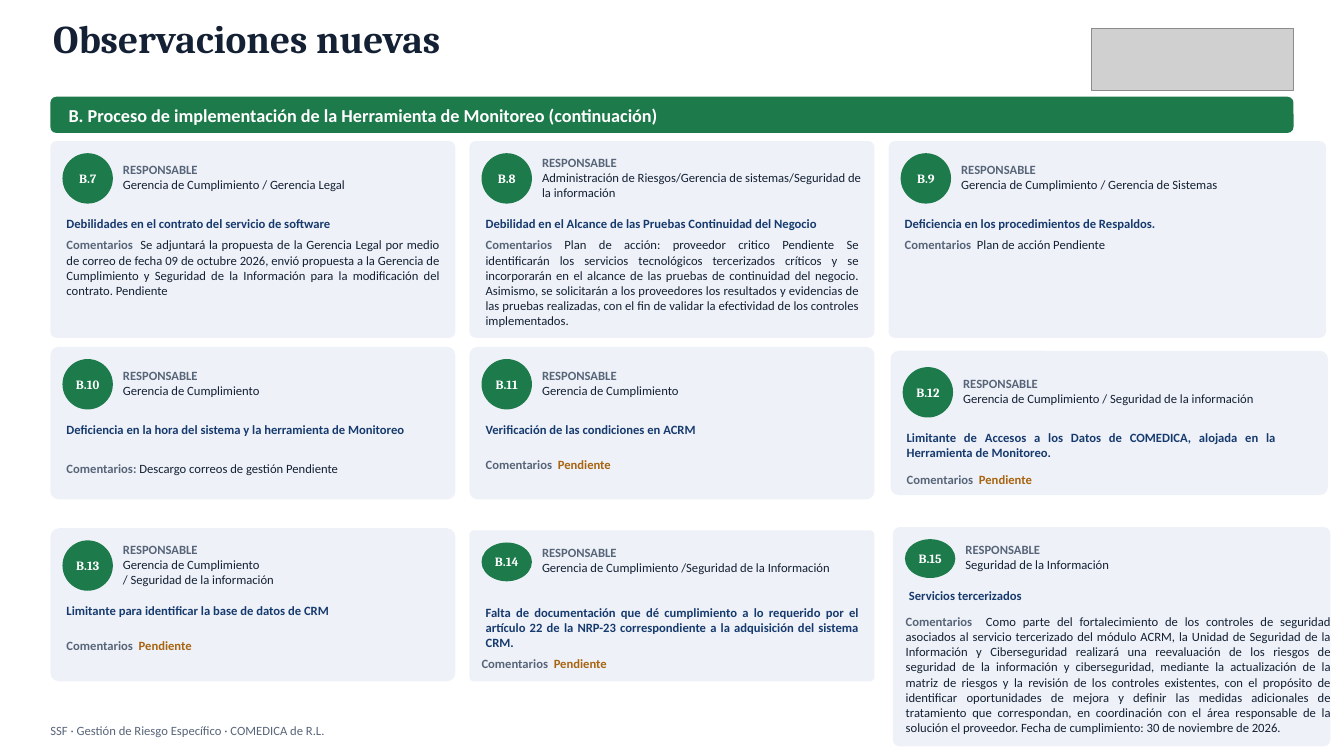
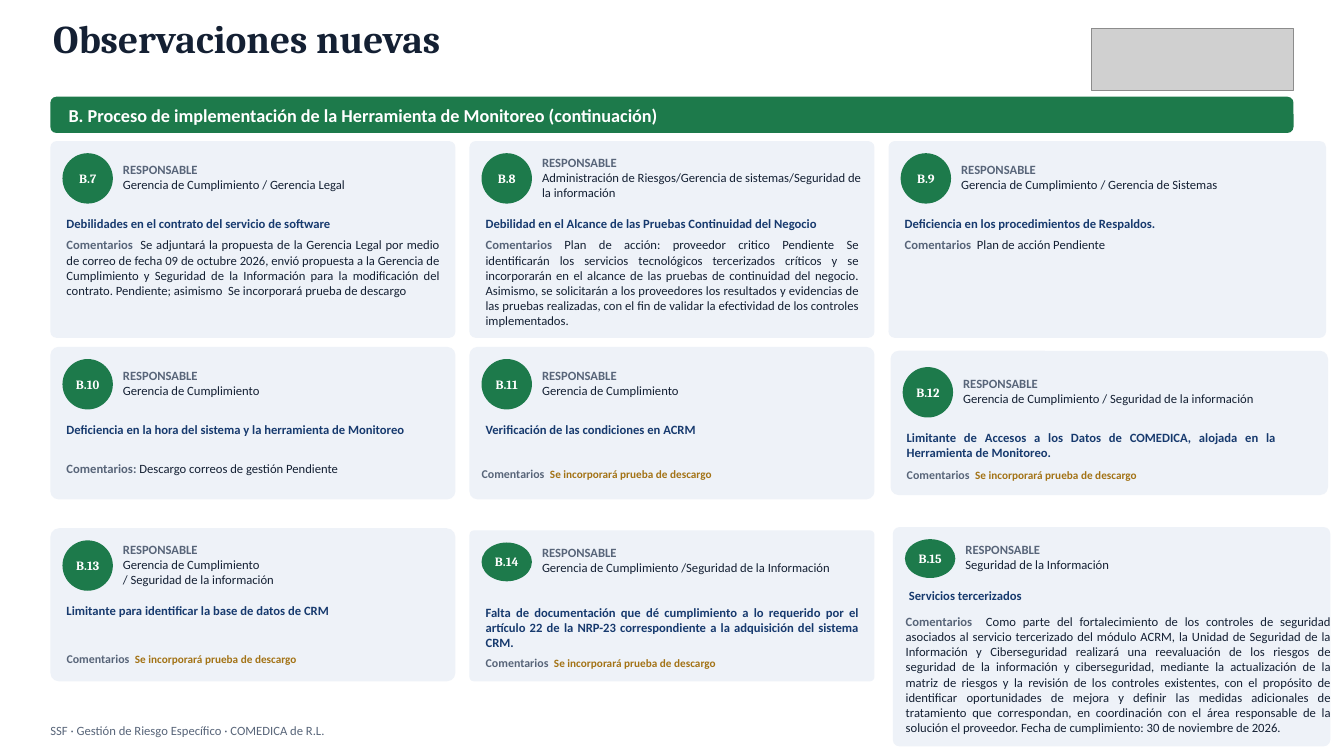
Before and after one commit to menjivar201280/riesgo, a slide deck: slide 3 of supervision-gobierno-corporativo/Gestion_Riesgo_Especifico_DS-SABAO-BCS-BC-23486.pptx. Drawn at 1344x756 pixels with LibreOffice and Linux fonts; fonts in the diff are those of the drawing; grey boxes stand for pictures. Boxes give left, top, right and bottom in pixels: in the first picture for what was removed or moved away, otherwise in the second. Text is boxed around its words. In the diff, an @@ line names an element or a change of style, - is before the commit and + after.

```diff
--- a/supervision-gobierno-corporativo/Gestion_Riesgo_Especifico_DS-SABAO-BCS-BC-23486.pptx
+++ b/supervision-gobierno-corporativo/Gestion_Riesgo_Especifico_DS-SABAO-BCS-BC-23486.pptx
@@ text at <box>66,240,440,297</box>: text changed @@
-Comentarios Se adjuntará la propuesta de la Gerencia Legal por medio de correo de fecha 09 de octubre 2026, envió propuesta a la Gerencia de Cumplimiento y Seguridad de la Información para la modificación del contrato. Pendiente
+Comentarios Se adjuntará la propuesta de la Gerencia Legal por medio de correo de fecha 09 de octubre 2026, envió propuesta a la Gerencia de Cumplimiento y Seguridad de la Información para la modificación del contrato. Pendiente; asimismo Se incorporará prueba de descargo
@@ text added at <box>482,469,711,480</box>, 8 pt, text #A37317, bold @@
+Comentarios Se incorporará prueba de descargo
@@ text removed at <box>486,460,611,469</box> @@
-Comentarios Pendiente
@@ text removed at <box>907,475,1032,484</box> @@
-Comentarios Pendiente
@@ text added at <box>907,471,1136,481</box>, 8 pt, text #A37317, bold @@
+Comentarios Se incorporará prueba de descargo
@@ text removed at <box>66,641,192,650</box> @@
-Comentarios Pendiente
@@ text added at <box>67,654,296,665</box>, 8 pt, text #A37317, bold @@
+Comentarios Se incorporará prueba de descargo
@@ text removed at <box>482,659,607,668</box> @@
-Comentarios Pendiente
@@ text added at <box>486,658,715,669</box>, 8 pt, text #A37317, bold @@
+Comentarios Se incorporará prueba de descargo
```
Also in this commit, not shown: 2 other slides changed.
